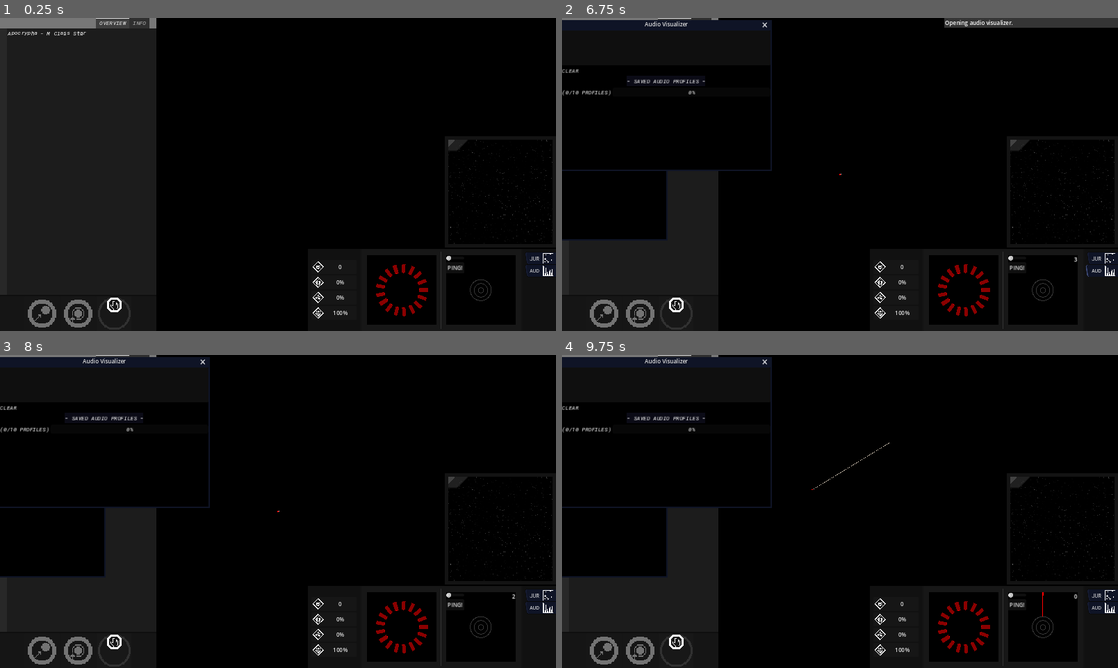
Above: before the commit, frames 1-4 (two rows, left to right).
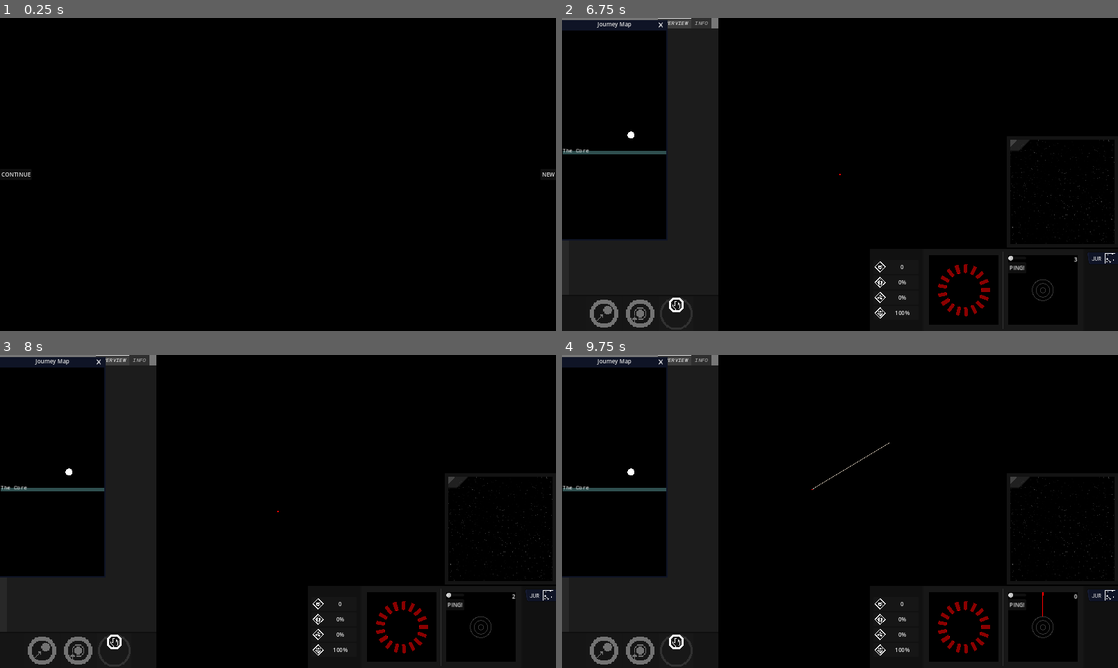
Above: after the commit, the same moments.

Repository: KermitGodFrog/Stellar-Cartography
Game: Godot game, scene res://Scenes/Game Master/gameMaster.tscn
Two runs of this game, one before a commit and one after it. Both use one fixed random seed, a clock stepped at 60 frames per second and the inputs below. Sound files missing from this copy of the repository are replaced by a short silence.
Inputs (mouse positions are in pixels of both pictures, inside the frame that each line leads up to):
- Up to frame 1 (0.25 s): no input
- Up to frame 2 (6.75 s): click (578, 174) at 0.5 s, where only the run after the commit has a clickable "CONTINUE"; click (678, 312) at 1.25 s; click "0" at 2 s; click "0%" at 2.75 s; click "0%" at 3.5 s; click "100%" at 4.25 s; click "PING!" at 5 s; click "JUR" at 5.75 s; click (1101, 271) at 6.5 s, where only the run before the commit has a clickable "AUD"
- Up to frame 3 (8 s): click (11, 408) at 7.25 s, where only the run before the commit has a clickable "CLEAR"
- Up to frame 4 (9.75 s): tap Enter (gkooble, bound only after the commit) at 8, 8.1, 9.05, 9.5 s; move the mouse to (1062, 530) at 8.02 s; hold D (right) 8.03-8.78 s; click (1062, 530) at 8.17 s; tap Space at 8.75 s; move the mouse to (1040, 627) at 8.77 s; hold S (down) 8.78-9.53 s; click (1040, 627) at 8.85 s; move the mouse to (895, 442) at 9.52 s; hold D (right) from 9.53 s (still down); hold Right mouse button (right_mouse) from 9.53 s (still down)

The runs differ from the first frame. In frame 1, 27% of the frame differs, in the area x 0-100%, y 0-100%; in frame 2, 5.0%; in frame 3, 4.0%; in frame 4, 4.1%.

Commit message:
Implemented a solution that would work if every single loaded resource had every individual variable as an @export variable, admist two seemingly meaningless engine errors while saving. Do not like this solution, so I am looking for alternatives.

Diff:
--- a/Data/game_data.gd
+++ b/Data/game_data.gd
@@ -52,14 +52,18 @@
 		return null
 
 func loadWorld():
-	if not FileAccess.file_exists("user://stellar_cartographer_data.save"):
-		return
-
-	var save_world = FileAccess.open("user://stellar_cartographer_data.save", FileAccess.READ)
-	var world = save_world.get_var(true)
-	return world
+	print("LOADING WORLD")
+	if ResourceLoader.exists("user://stellar_cartographer_data.tres"):
+		var resource : Resource = load("user://stellar_cartographer_data.tres").duplicate(true)
+		return resource
+	return null
 
 func saveWorld(world: worldAPI):
-	var save_world = FileAccess.open("user://stellar_cartographer_data.save", FileAccess.WRITE)
-	save_world.store_var(world, true)
+	print("SAVING WORLD")
+	var error = ResourceSaver.save(world, "user://stellar_cartographer_data.tres")
+	print(error)
 	pass
+
+func createWorld():
+	print("CREATING WORLD")
+	return worldAPI.new()
--- a/Data/worldAPI.gd
+++ b/Data/worldAPI.gd
@@ -4,8 +4,6 @@
 var star_systems: Array[starSystemAPI]
 var player: playerAPI
 var identifier_count: int = 1
-
-var weirdness_index: float = 0
 
 func createStarSystem(d_name: String):
 	var new_system = starSystemAPI.new()
--- a/Scenes/Game Master/gameMasterScript.gd
+++ b/Scenes/Game Master/gameMasterScript.gd
@@ -2,7 +2,7 @@
 
 func _ready():
 	global_data.change_scene.connect(_change_scene)
-	global_data.change_scene.emit("res://Scenes/Game/game.tscn")
+	global_data.change_scene.emit("res://Scenes/Main Menu/main_menu.tscn")
 	pass
 
 func _change_scene(path_to_scene):
--- a/Scenes/Game/game.gd
+++ b/Scenes/Game/game.gd
@@ -11,10 +11,6 @@
 @onready var dialogue_manager = $dialogueManager
 @onready var journey_map = $journey_map_window/journey_map
 
-func createWorld():
-	world = worldAPI.new()
-	pass
-
 func _ready():
 	system_map.connect("updatePlayerActionType", _on_update_player_action_type)
 	system_map.connect("updatePlayerTargetPosition", _on_update_player_target_position)
@@ -43,65 +39,57 @@
 	dialogue_manager.connect("addPlayerHullStress", _on_add_player_hull_stress)
 	dialogue_manager.connect("removePlayerHullStress", _on_remove_player_hull_stress)
 	dialogue_manager.connect("killCharacterWithOccupation", _on_kill_character_with_occupation)
-	#var error = game_data.loadWorld()
-	#if error is worldAPI:
-		#print("SAVE FILE LOADED")
-		#world = error
-	#else:
-		#print("NO SAVE FILE!")
-		#createWorld()
-		#world.createPlayer(1)
-		#
+
+	world = await game_data.loadWorld()
+	#world = null
+	print(world)
+	if world == null:
+		world = game_data.createWorld()
+		world.createPlayer(3, 3, 10)
+		world.player.resetJumpsRemaining()
+
+		#CHARACTERS FOR ROGUELIKE:
+		world.player.first_officer = load("res://Data/Characters/rui.tres")
+		world.player.chief_engineer = load("res://Data/Characters/jiya.tres")
+		world.player.security_officer = load("res://Data/Characters/walker.tres")
+		world.player.medical_officer = load("res://Data/Characters/febris.tres")
+		for character in [world.player.first_officer, world.player.chief_engineer, world.player.security_officer, world.player.medical_officer, world.player.linguist, world.player.historian]:
+			if character:
+				dialogue_manager.character_lookup_dictionary[character.current_occupation] = character.display_name
+
+		world.player.connect("orbitingBody", _on_player_orbiting_body)
+		world.player.connect("followingBody", _on_player_following_body)
+		world.player.connect("hullDeteriorationChanged", _on_player_hull_deterioration_changed)
+
 		#new game stuff
-		#var new = _on_create_new_star_system(false)
-		#for i in range(2):
-		#	_on_create_new_star_system(false, new)
-		#new.generateRandomWormholes()
-		#_on_switch_star_system(new)
-
-	createWorld()
-	world.createPlayer(3, 3, 10)
-	world.player.resetJumpsRemaining()
-
-	#CHARACTERS FOR ROGUELIKE:
-	world.player.first_officer = load("res://Data/Characters/rui.tres")
-	world.player.chief_engineer = load("res://Data/Characters/jiya.tres")
-	world.player.security_officer = load("res://Data/Characters/walker.tres")
-	world.player.medical_officer = load("res://Data/Characters/febris.tres")
-	for character in [world.player.first_officer, world.player.chief_engineer, world.player.security_officer, world.player.medical_officer, world.player.linguist, world.player.historian]:
-		if character:
-			dialogue_manager.character_lookup_dictionary[character.current_occupation] = character.display_name
-
-	world.player.connect("orbitingBody", _on_player_orbiting_body)
-	world.player.connect("followingBody", _on_player_following_body)
-	world.player.connect("hullDeteriorationChanged", _on_player_hull_deterioration_changed)
-
-	#new game stuff
-	var new = _on_create_new_star_system(false)
-	for i in range(2):
-		_on_create_new_star_system(false, new)
-	new.generateRandomWormholes()
-	_on_switch_star_system(new)
-
-	_on_unlock_upgrade(playerAPI.UPGRADE_ID.ADVANCED_SCANNING)
-	_on_unlock_upgrade(playerAPI.UPGRADE_ID.AUDIO_VISUALIZER)
-
-	_on_update_player_action_type(playerAPI.ACTION_TYPES.ORBIT, new.get_first_star())
-
-	await get_tree().create_timer(1.0, true).timeout
-
-	#var new_query = responseQuery.new()
-	#new_query.add("concept", "openDialog")
-	#new_query.add("id", "station")
-	#new_query.add_tree_access("station_classification", str("ABANDONED"))
-	#new_query.add_tree_access("is_station_abandoned", true)
-	#new_query.add_tree_access("is_station_inhabited", false)
-	#get_tree().call_group("dialogueManager", "speak", self, new_query)
-
-	#var new_query = responseQuery.new()
-	#new_query.add("concept", "randomPAOpenDialog")
-	#new_query.add_tree_access("planet_classification", "Terran")
-	#get_tree().call_group("dialogueManager", "speak", self, new_query)
+		var new = _on_create_new_star_system(false)
+		for i in range(2):
+			_on_create_new_star_system(false, new)
+		new.generateRandomWormholes()
+		_on_switch_star_system(new)
+
+		_on_update_player_action_type(playerAPI.ACTION_TYPES.ORBIT, new.get_first_star())
+
+		#await get_tree().create_timer(1.0, true).timeout
+
+		#var new_query = responseQuery.new()
+		#new_query.add("concept", "openDialog")
+		#new_query.add("id", "station")
+		#new_query.add_tree_access("station_classification", str("ABANDONED"))
+		#new_query.add_tree_access("is_station_abandoned", true)
+		#new_query.add_tree_access("is_station_inhabited", false)
+		#get_tree().call_group("dialogueManager", "speak", self, new_query)
+
+		#var new_query = responseQuery.new()
+		#new_query.add("concept", "randomPAOpenDialog")
+		#new_query.add_tree_access("planet_classification", "Terran")
+		#get_tree().call_group("dialogueManager", "speak", self, new_query)
+	else:
+		world.player.connect("orbitingBody", _on_player_orbiting_body)
+		world.player.connect("followingBody", _on_player_following_body)
+		world.player.connect("hullDeteriorationChanged", _on_player_hull_deterioration_changed)
+
+		_on_switch_star_system(world.player.current_star_system)
 	pass
 
 func _physics_process(delta):
@@ -126,6 +114,9 @@
 	get_tree().call_group("trackHullStress", "receive_tracked_status", str(world.player.hull_stress, "%"))
 	get_tree().call_group("trackHullDeterioration", "receive_tracked_status", str(world.player.hull_deterioration, "%"))
 	get_tree().call_group("trackMorale", "receive_tracked_status", str(world.player.morale, "%"))
+
+	if Input.is_action_just_pressed("gkooble"):
+		game_data.saveWorld(world)
 	pass
 
 func _on_player_orbiting_body(orbiting_body: bodyAPI):
--- a/Scenes/Main Menu/main_menu.gd
+++ b/Scenes/Main Menu/main_menu.gd
@@ -4,16 +4,16 @@
 @onready var new_button = $new_button
 
 func _ready():
-	if ResourceLoader.exists("user://stellar_cartographer_data.save"):
+	if ResourceLoader.exists("user://stellar_cartographer_data"):
 		continue_button.disabled = false
 	pass
 
 
 func _on_continue_button_pressed():
-	global_data.change_scene_game_exclusive.emit(global_data.GAME_INIT_TYPES.CONTINUE)
+	global_data.change_scene.emit("res://Scenes/Game/game.tscn")
 	pass
 
 
 func _on_new_button_pressed():
-	global_data.change_scene_game_exclusive.emit(global_data.GAME_INIT_TYPES.NEW)
+	global_data.change_scene.emit("res://Scenes/Game/game.tscn")
 	pass
--- a/project.godot
+++ b/project.godot
@@ -94,6 +94,11 @@
 "events": [Object(InputEventKey,"resource_local_to_scene":false,"resource_name":"","device":-1,"window_id":0,"alt_pressed":false,"shift_pressed":false,"ctrl_pressed":false,"meta_pressed":false,"pressed":false,"keycode":0,"physical_keycode":78,"key_label":0,"unicode":110,"echo":false,"script":null)
 ]
 }
+gkooble={
+"deadzone": 0.5,
+"events": [Object(InputEventKey,"resource_local_to_scene":false,"resource_name":"","device":-1,"window_id":0,"alt_pressed":false,"shift_pressed":false,"ctrl_pressed":false,"meta_pressed":false,"pressed":false,"keycode":0,"physical_keycode":4194309,"key_label":0,"unicode":0,"echo":false,"script":null)
+]
+}
 
 [rendering]
 
